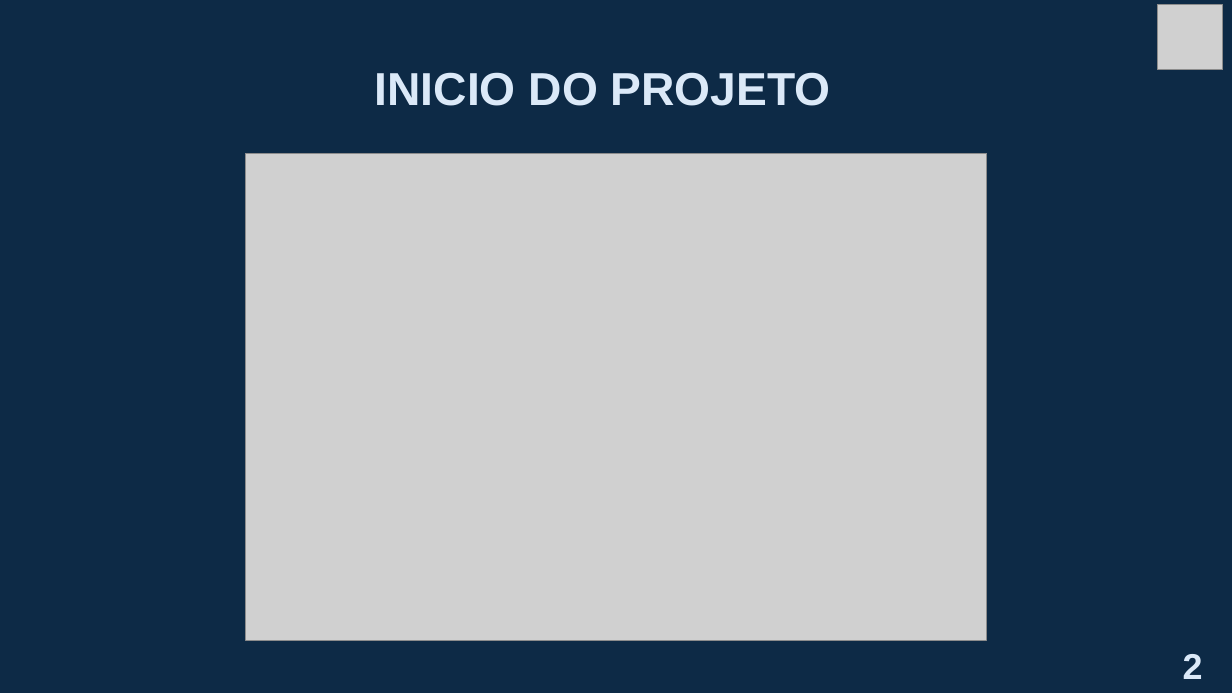
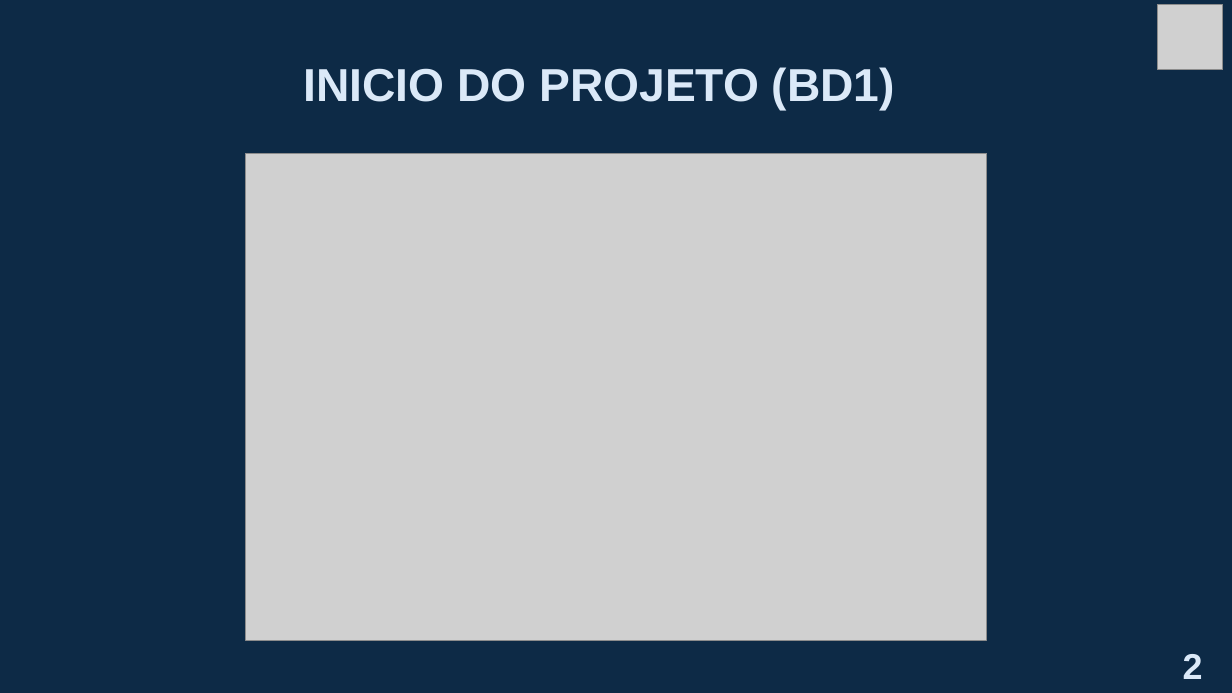
Before and after one commit to brunogkonzen/BreadTrack, a slide deck: slide 3 of docs/BreadTrack - Roterio Apresentação.pptx. Drawn at 1232x693 pixels with LibreOffice and Linux fonts; fonts in the diff are those of the drawing; grey boxes stand for pictures; background and template pictures are left out. Boxes give left, top, right and bottom in pixels: in the first picture for what was removed or moved away, otherwise in the second. Text is boxed around its words. In the diff, an @@ line names an element or a change of style, - is before the commit and + after.

```diff
--- a/docs/BreadTrack - Roterio Apresentação.pptx
+++ b/docs/BreadTrack - Roterio Apresentação.pptx
@@ title at (x1=303, y1=67, x2=895, y2=111): text changed @@
-INICIO DO PROJETO
+INICIO DO PROJETO (BD1)
```
Also in this commit, not shown: 2 other slides changed, 2 slides added, 1 other file.
